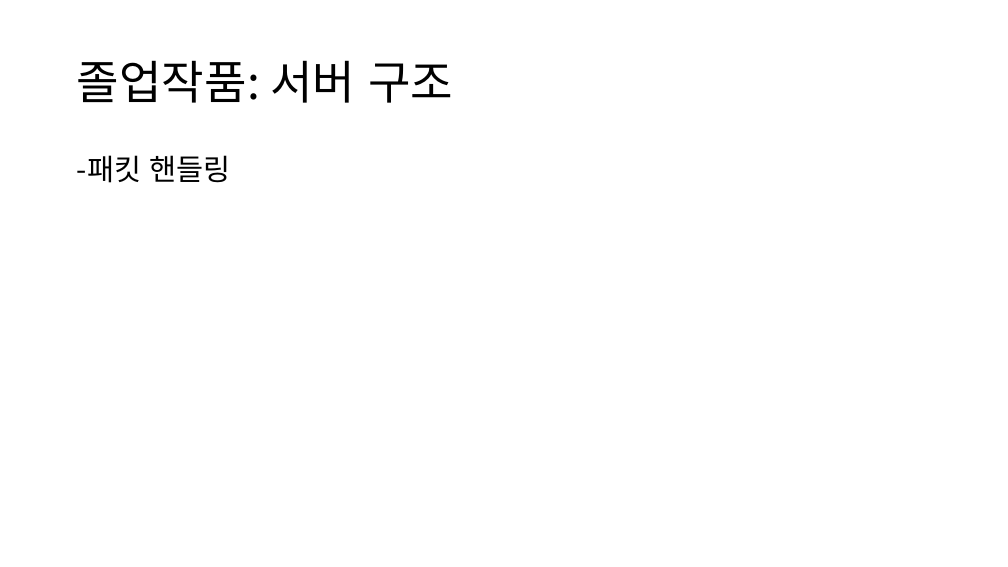
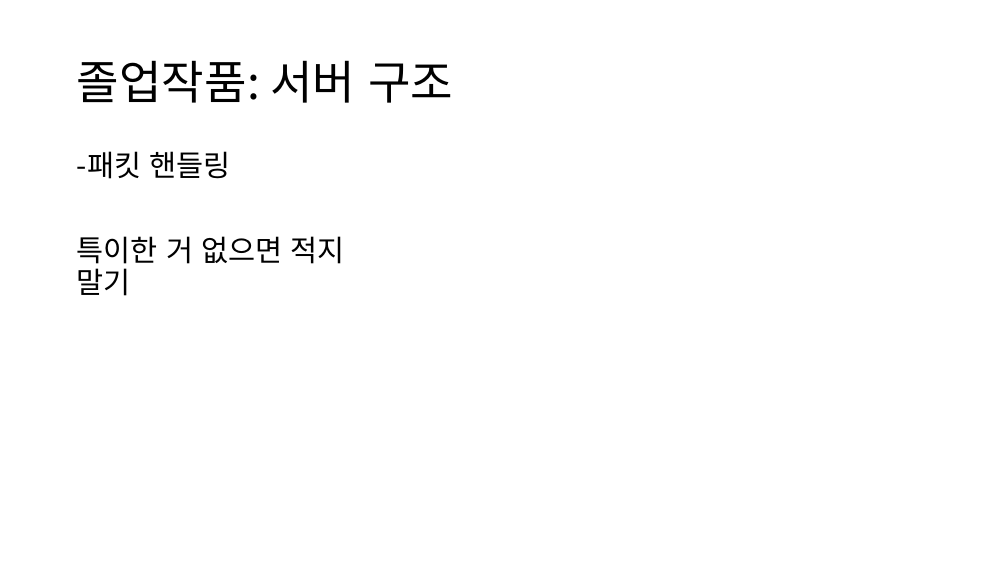
Before and after one commit to kimi5231/B1A2_project, a slide deck: slide 7 of 포트폴리오/임수영/포트폴리오.pptx. Drawn at 1008x567 pixels with LibreOffice and Linux fonts; fonts in the diff are those of the drawing. Boxes give left, top, right and bottom in pixels: in the first picture for what was removed or moved away, otherwise in the second. Text is boxed around its words. In the diff, an @@ line names an element or a change of style, - is before the commit and + after.

```diff
--- a/포트폴리오/임수영/포트폴리오.pptx
+++ b/포트폴리오/임수영/포트폴리오.pptx
@@ text at [77,236,345,296]: paragraph added @@
+특이한 거 없으면 적지 말기
```
Also in this commit, not shown: 4 other slides changed, 1 slide added, 2 slides removed, 1 other file.
